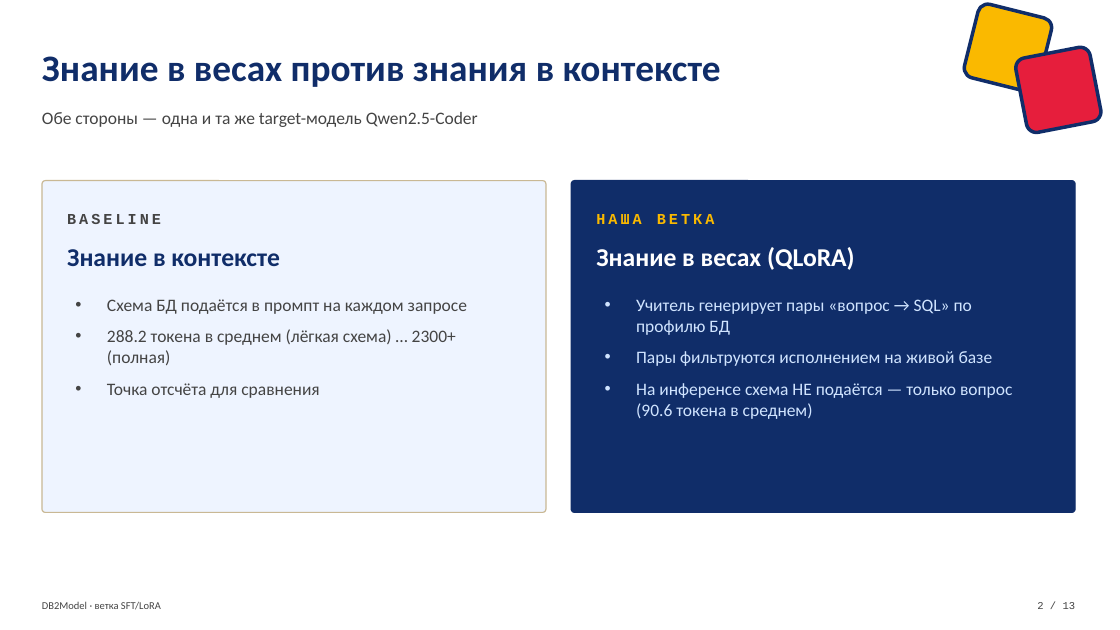
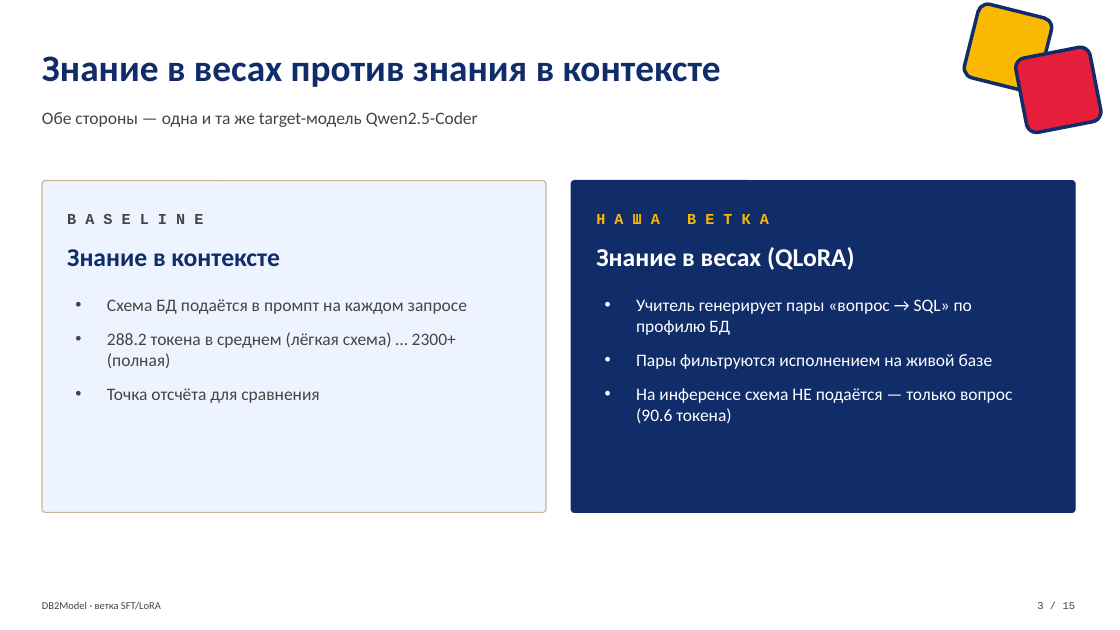
Before and after one commit to VladimirPozdeev06/db2model_lora, a slide deck: slide 3 of db2model/DB2Model_SFT_LoRA_defense.pptx. Drawn at 1120x630 pixels with LibreOffice and Linux fonts; fonts in the diff are those of the drawing. Boxes give left, top, right and bottom in pixels: in the first picture for what was removed or moved away, otherwise in the second. Text is boxed around its words. In the diff, an @@ line names an element or a change of style, - is before the commit and + after.

```diff
--- a/db2model/DB2Model_SFT_LoRA_defense.pptx
+++ b/db2model/DB2Model_SFT_LoRA_defense.pptx
@@ text "B A S E L ..." rewrapped from (67,214,161,224) to (67,214,203,224) @@
@@ text "Н А Ш А В ..." rewrapped from (596,214,714,224) to (596,214,769,224) @@
@@ text at (107,299,467,368): more space between paragraphs @@
@@ text at (636,299,993,369): text colour #D0E4FF to #FFFFFF in "Учитель генерирует пары «вопрос → SQL» по ...", "Пары фильтруются исполнением на живой базе"; more space between paragraphs @@
@@ text at (636,388,1012,424): text changed; text colour #D0E4FF to #FFFFFF @@
-• На инференсе схема НЕ подаётся — только вопрос (90.6 токена в среднем)
+• На инференсе схема НЕ подаётся — только вопрос (90.6 токена)
@@ text at (1037,602,1076,609): text changed @@
-2 / 13
+3 / 15
```
Also in this commit, not shown: 9 other slides changed, 4 slides added, 2 slides removed.
